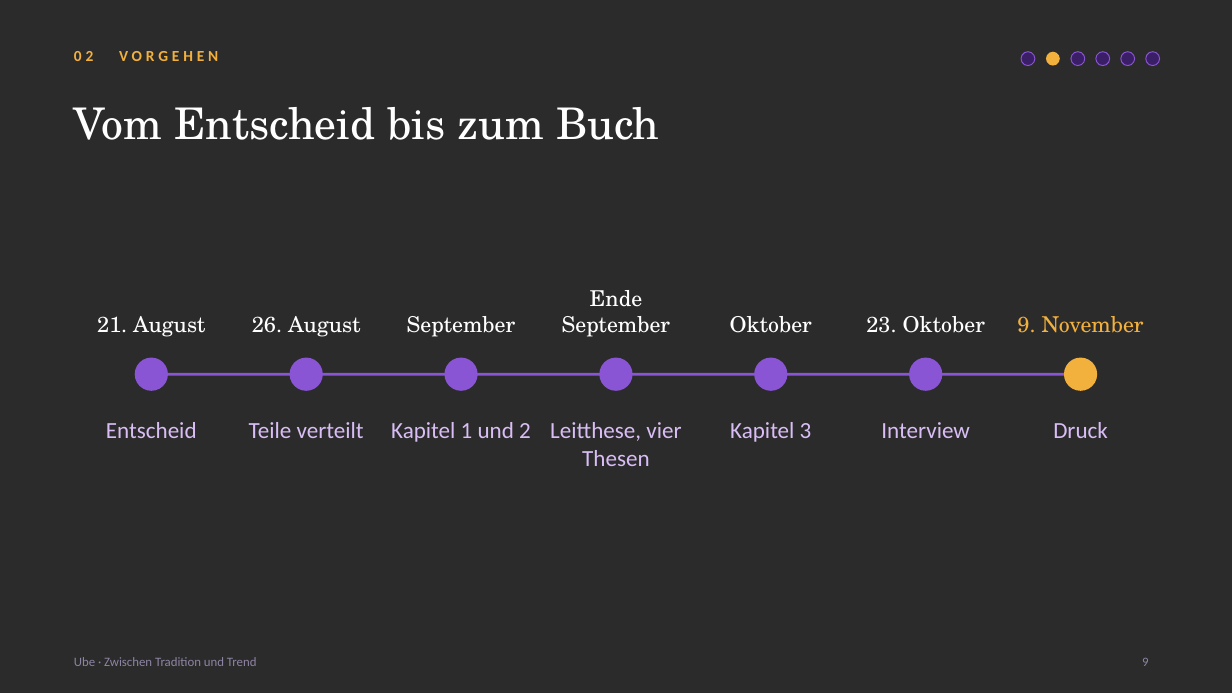
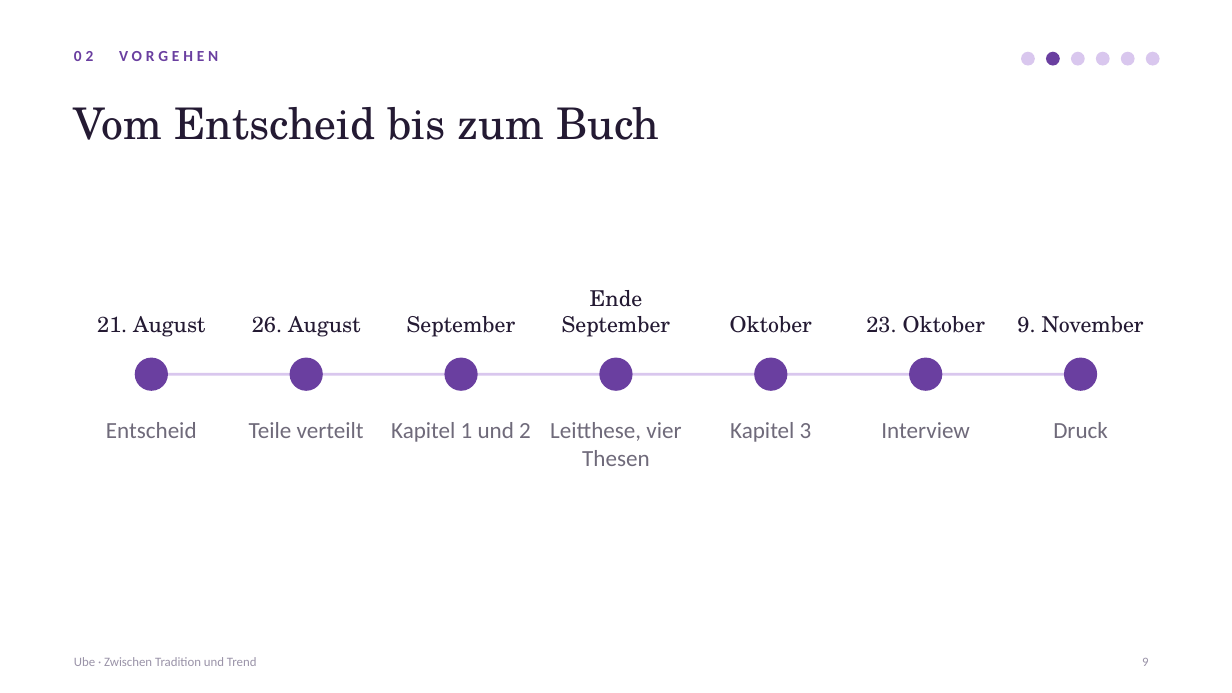
Before and after one commit to aezripeglow-collab/Ube-Sachbuch-Maturaarbeit, a slide deck: slide 9 of Ube Sachbuch Maturaarbeit/08 Präsentation/Ube_Maturapraesentation.pptx. Drawn at 1232x693 pixels with LibreOffice and Linux fonts; fonts in the diff are those of the drawing; background and template pictures are left out; a plain dark background stands for a picture behind light text. Boxes give left, top, right and bottom in pixels: in the first picture for what was removed or moved away, otherwise in the second. Text is boxed around its words. In the diff, an @@ line names an element or a change of style, - is before the commit and + after.

```diff
--- a/Ube Sachbuch Maturaarbeit/08 Präsentation/Ube_Maturapraesentation.pptx
+++ b/Ube Sachbuch Maturaarbeit/08 Präsentation/Ube_Maturapraesentation.pptx
@@ background picture (left out) to #FFFFFF @@
@@ text "02 VORGEHEN" at <box>74,51,218,61</box>: text colour #F2B03D to #6A3FA0 @@
@@ ellipse at <box>1046,52,1060,66</box>: fill #F2B03D to #6A3FA0 @@
@@ fill #3A1F66 to #D9C7EE; outline #8A55D4 0.75 pt to none in 5 elements at <box>1021,52,1035,66</box>, <box>1071,52,1085,66</box>, <box>1096,52,1110,66</box>, <box>1121,52,1135,66</box>, <box>1146,52,1160,66</box> @@
@@ text colour #FFFFFF to #241A33 in 7 elements at <box>74,107,659,140</box>, <box>97,316,205,337</box>, <box>252,316,360,337</box>, <box>407,316,516,337</box>, <box>562,290,671,337</box>, <box>730,316,812,333</box>, <box>866,316,985,333</box> @@
@@ text "9. November" at <box>1017,316,1144,333</box>: text colour #F2B03D to #241A33 @@
@@ fill #8A55D4 to #6A3FA0 in 6 elements at <box>135,358,168,391</box>, <box>289,358,323,391</box>, <box>445,358,478,391</box>, <box>600,358,633,391</box>, <box>754,358,787,391</box>, <box>909,358,943,391</box> @@
@@ ellipse at <box>1064,358,1097,391</box>: fill #F2B03D to #6A3FA0 @@
@@ line (152, 374) - (1080, 374): stroke #8A55D4 2 pt to #D9C7EE 2 pt @@
@@ text colour #D9BDF5 to #6F6A7A in 7 elements at <box>106,422,197,438</box>, <box>249,422,364,438</box>, <box>391,422,531,442</box>, <box>550,422,681,466</box>, <box>730,422,812,442</box>, <box>881,422,969,438</box>, <box>1053,422,1108,438</box> @@
@@ text "Ube · Zwischen Tradition und ..." at <box>74,657,257,666</box>: text colour #8E84A3 to #9A93A8 @@
@@ page number at <box>1142,658,1148,666</box>: text colour #8E84A3 to #9A93A8 @@
```
Also in this commit, not shown: 24 other slides changed, 3 other files.
